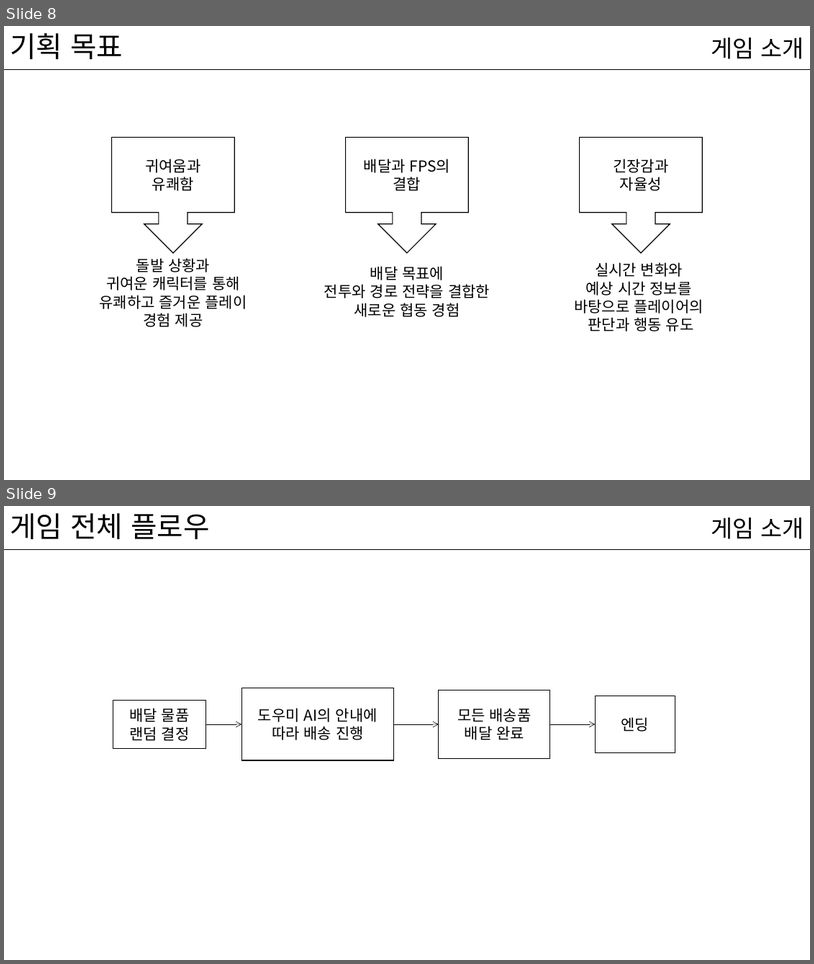
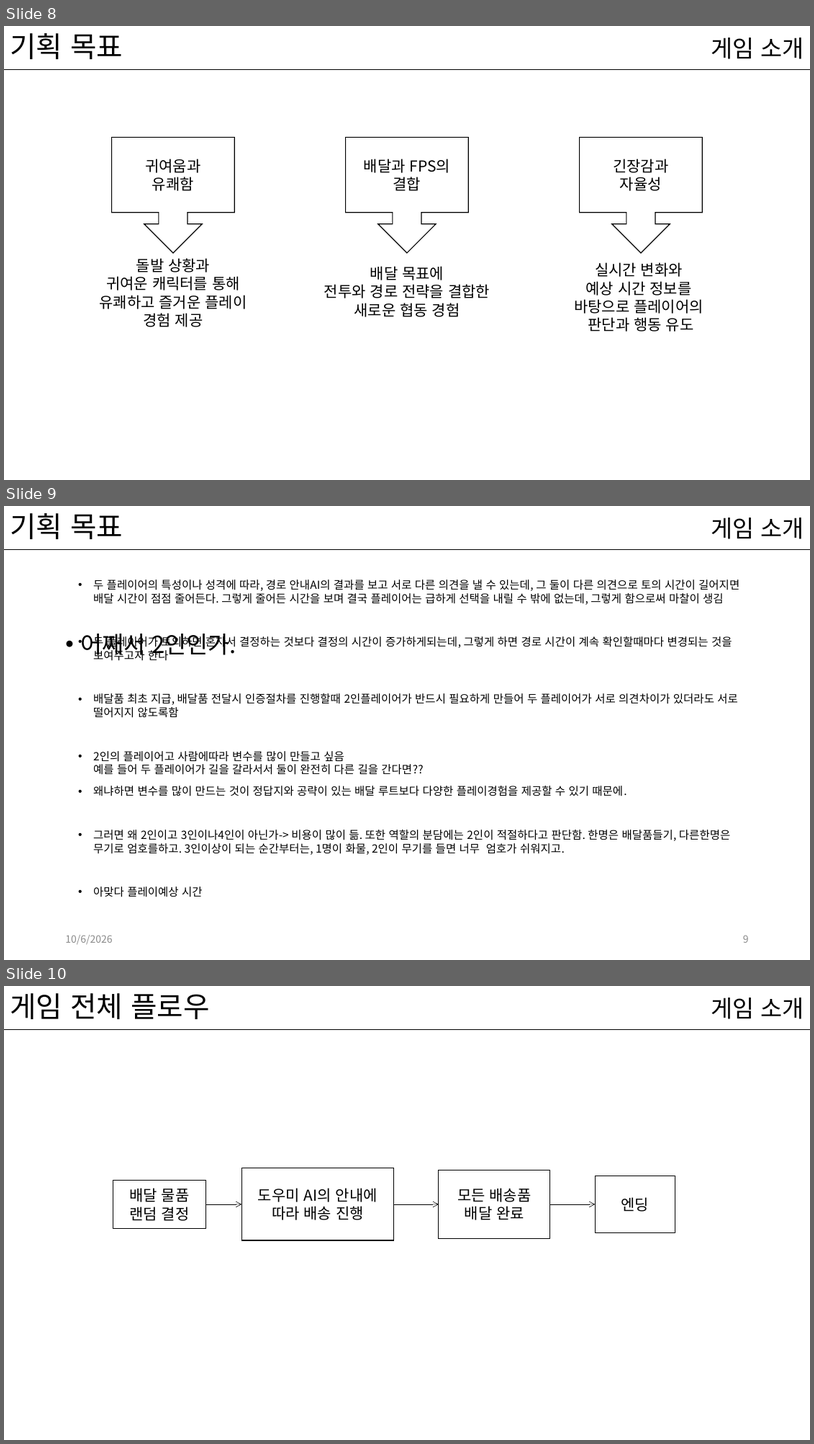
Before and after one commit to kwakyerin/2026_Graduation_Project, a slide deck: documents/HyunahKwon/design/designing/for_teammates/배트와 달트_기획서.pptx. Shown one above the other, each under a label of ours: slides 8 and 9 before the commit, slides 8, 9 and 10 after it. The pictures are 814x964 and 814x1444 pixels, drawn with LibreOffice and Linux fonts; fonts in the diff are those of the drawing. Boxes give left, top, right and bottom in pixels: in the first picture for what was removed or moved away, otherwise in the second. Text is boxed around its words. In the diff, an @@ line names an element or a change of style, - is before the commit and + after.

Commit message:
5주차보고서 제출

```diff
--- a/documents/HyunahKwon/design/designing/for_teammates/배트와 달트_기획서.pptx
+++ b/documents/HyunahKwon/design/designing/for_teammates/배트와 달트_기획서.pptx
@@ slide 9 added at (4,506,810,960), background #FFFFFF; not listed: 1 template element that a slide beside it also shows @@
@@ title added at (10,513,123,539), 34 pt, text #000000 @@
+기획 목표
@@ text added at (711,518,805,539), 28 pt, text #000000 @@
+게임 소개
@@ text added at (93,579,740,897), 13.3 pt, text #000000 @@
+• 두 플레이어의 특성이나 성격에 따라, 경로 안내AI의 결과를 보고 서로 다른 의견을 낼 수 있는데, 그 둘이 다른 의견으로 토의 시간이 길어지면 배달 시간이 점점 줄어든다. 그렇게 줄어든 시간을 보며 결국 플레이어는 급하게 선택을 내릴 수 밖에 없는데, 그렇게 함으로써 마찰이 생김
+• 두 플레이어가 토의하면 혼자서 결정하는 것보다 결정의 시간이 증가하게되는데, 그렇게 하면 경로 시간이 계속 확인할때마다 변경되는 것을 보여주고자 한다
+• 배달품 최초 지급, 배달품 전달시 인증절차를 진행할때 2인플레이어가 반드시 필요하게 만들어 두 플레이어가 서로 의견차이가 있더라도 서로 떨어지지 않도록함
+• 2인의 플레이어고 사람에따라 변수를 많이 만들고 싶음
+  예를 들어 두 플레이어가 길을 갈라서서 둘이 완전히 다른 길을 간다면??
+• 왜냐하면 변수를 많이 만드는 것이 정답지와 공략이 있는 배달 루트보다 다양한 플레이경험을 제공할 수 있기 때문에.
+• 그러면 왜 2인이고 3인이나4인이 아닌가-> 비용이 많이 듦. 또한 역할의 분담에는 2인이 적절하다고 판단함. 한명은 배달품들기, 다른한명은 무기로 엄호를하고. 3인이상이 되는 순간부터는, 1명이 화물, 2인이 무기를 들면 너무 엄호가 쉬워지고.
+• 아맞다 플레이예상 시간
@@ text added at (80,633,237,659), 28 pt, text #000000 @@
+• 어째서 2인인가.
@@ text added at (65,934,112,944), 12 pt, text #8C8C8C @@
+10/6/2026
@@ page number added at (743,934,749,942), 12 pt, text #8C8C8C @@
+9
@@ what was slide 9 is now slide 10 @@
```
Also in this commit, not shown: 28 slides changed, 3 other files.
